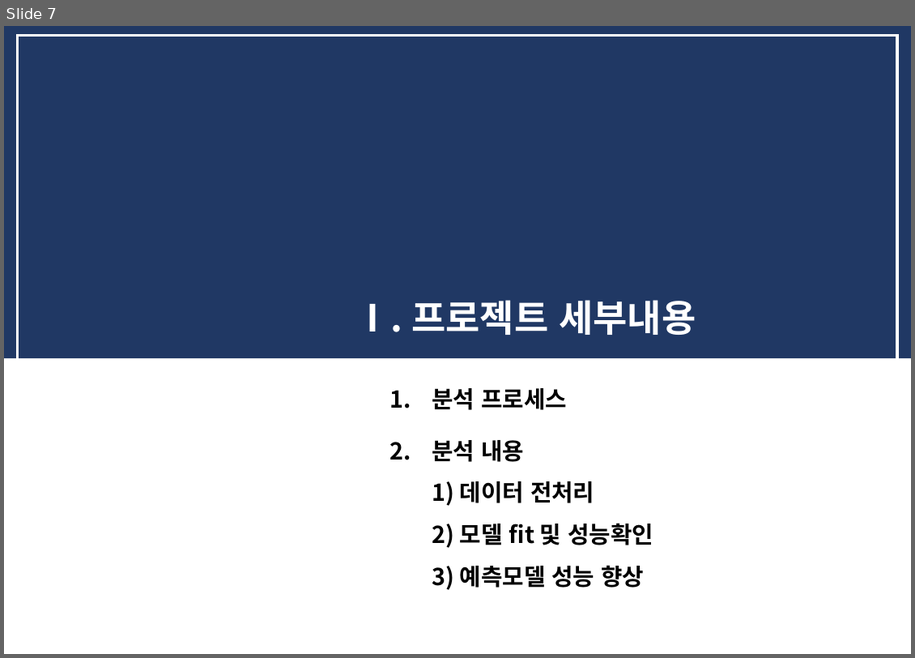
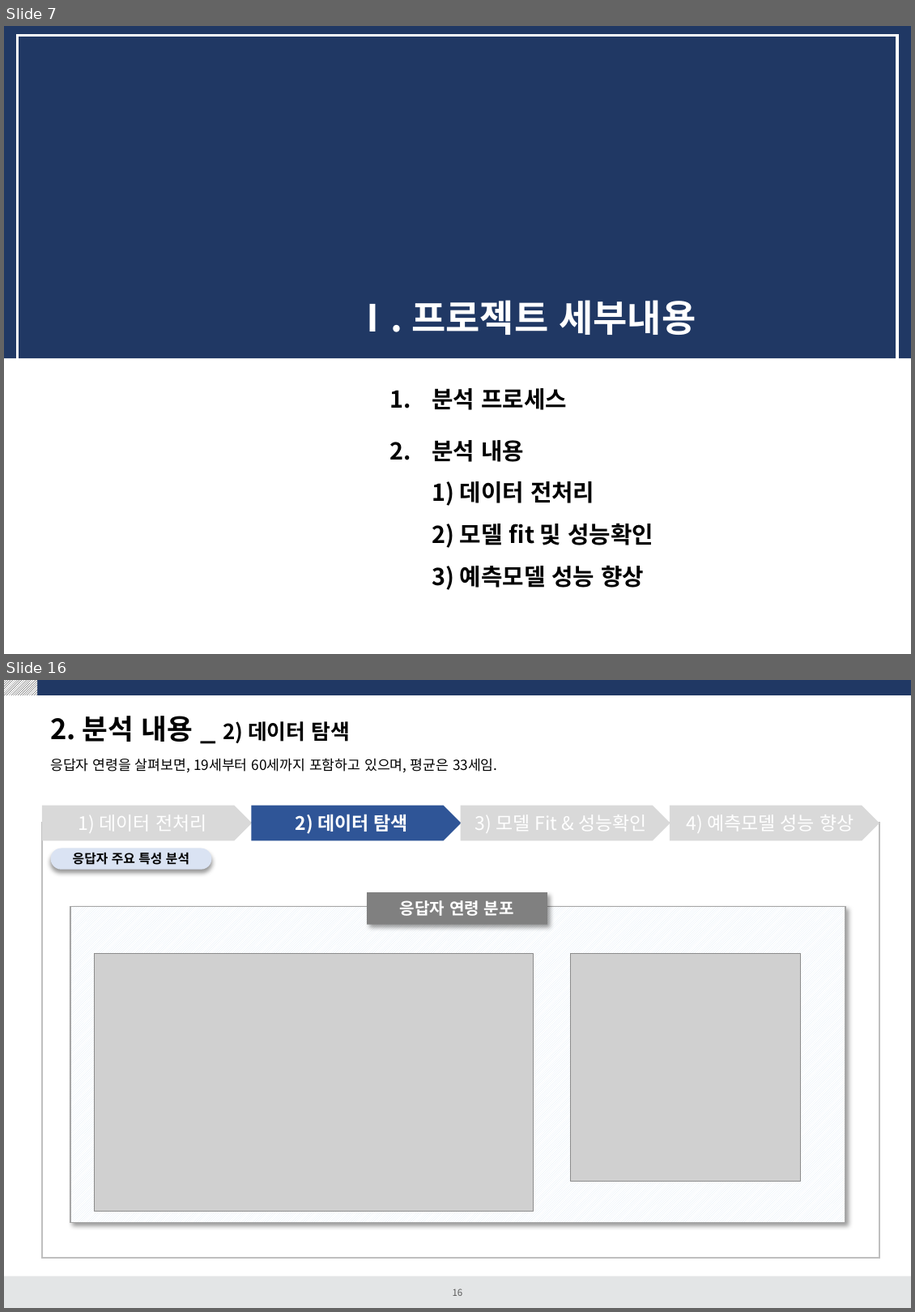
Before and after one commit to dss-14th/Regression_3_project, a slide deck: 여성임금 예측프로젝트.pptx. Shown one above the other, each under a label of ours: slide 7 before the commit, slides 7 and 16 after it; the slides between them are not shown. The pictures are 915x658 and 915x1312 pixels, drawn with LibreOffice and Linux fonts; fonts in the diff are those of the drawing; grey boxes stand for pictures. Boxes give left, top, right and bottom in pixels: in the first picture for what was removed or moved away, otherwise in the second. Text is boxed around its words. In the diff, an @@ line names an element or a change of style, - is before the commit and + after.

```diff
--- a/여성임금 예측프로젝트.pptx
+++ b/여성임금 예측프로젝트.pptx
@@ slide 16 added at [4, 680, 911, 1308], background #FFFFFF @@
@@ rectangle added at [4, 680, 911, 695], fill #203864 @@
@@ rectangle added at [4, 680, 37, 696], fill pattern #000000 on #FFFFFF @@
@@ title added at [50, 716, 351, 743], 24 pt, text #000000, bold @@
+2. 분석 내용 _ 2) 데이터 탐색
@@ text added at [50, 758, 498, 772], 12 pt, text #000000 @@
+응답자 연령을 살펴보면, 19세부터 60세까지 포함하고 있으며, 평균은 33세임.
@@ rectangle added at [42, 823, 880, 1258], outline #BFBFBF 1 pt @@
@@ group added at [42, 806, 880, 841]: 4 pentagon arrows @@
+1) 데이터 전처리
+2) 데이터 탐색
+3) 모델 Fit & 성능확인
+4) 예측모델 성능 향상
@@ rounded rectangle added at [51, 848, 211, 870], fill #DAE3F3, 11 pt, text #000000, bold @@
+응답자 주요 특성 분석
@@ rectangle added at [367, 893, 548, 925], fill #808080, 14 pt, text #FFFFFF, bold @@
+응답자 연령 분포
@@ rectangle added at [71, 906, 846, 1222], fill pattern #DEEBF7 on #FFFFFF, outline #A6A6A6 1 pt @@
@@ picture added at [95, 954, 534, 1211] @@
@@ picture added at [571, 954, 800, 1181] @@
@@ rectangle added at [4, 1276, 911, 1308], fill #E3E5E6 @@
@@ page number added at [453, 1288, 463, 1296], 8 pt, text #595959 @@
+16
```
Also in this commit, not shown: 14 slides changed, 26 other slides added, 8 slides removed, 6 other files.
